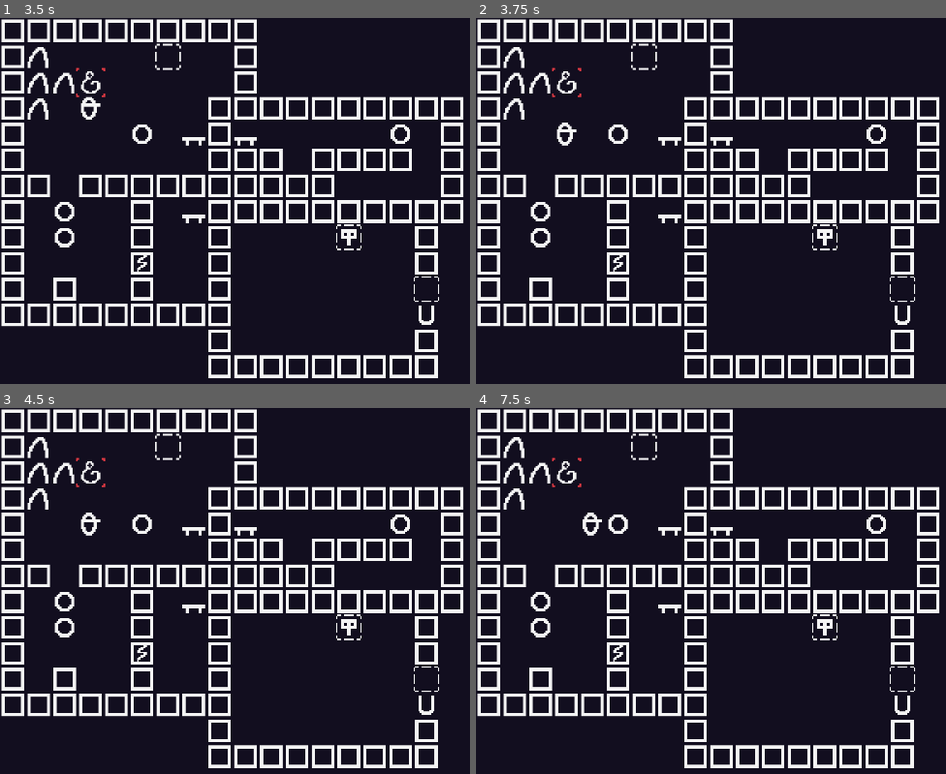
Above: before the commit, frames 1-4 (two rows, left to right).
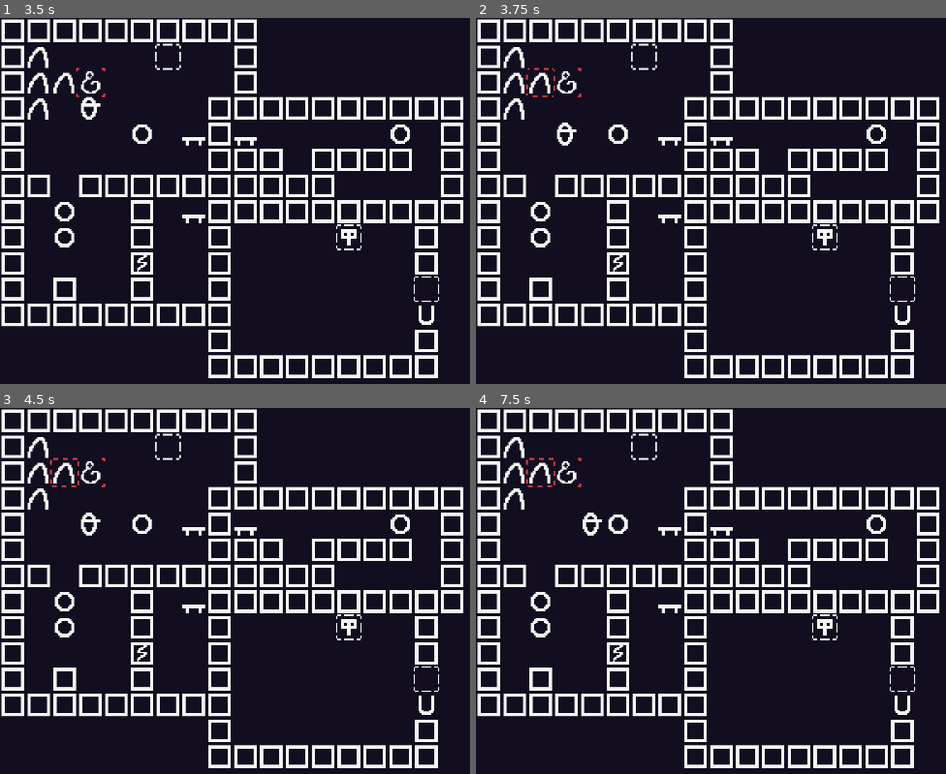
Above: after the commit, the same moments.

Repository: jletellier/olesa
Game: Godot game, scene res://maps/map_a_001.tscn
Two runs of this game, one before a commit and one after it. Both use one fixed random seed, a clock stepped at 60 frames per second and the inputs below. The project has no main scene, so this scene is started directly.
Inputs:
- Up to frame 1 (3.5 s): tap Enter at 0.5, 2 s; hold Right (game_right) 0.53-1.28 s; hold Tab (ui_focus_next) 0.53-1.28 s; tap Space at 1.25, 2.75 s; hold Down (game_down) 1.28-2.03 s; tap U (game_undo) at 1.35 s; tap Tab (ui_focus_next) at 1.55, 2.85 s; hold Right (game_right) 2.03-2.78 s; hold Tab (ui_focus_next) 2.03-2.78 s; hold Up (game_up) from 2.78 s (still down)
- Up to frame 2 (3.75 s): tap Enter at 3.5 s; release Up (game_up) at 3.53 s; hold Left (game_left) from 3.53 s (still down); hold U (game_undo) from 3.53 s (still down)
- Up to frame 3 (4.5 s): keep holding Left (game_left); tap Tab (ui_focus_next) at 3.8, 4.35 s; tap Space at 4.25 s; release U (game_undo) at 4.28 s
- Up to frame 4 (7.5 s): release Left (game_left) at 5.03 s; hold Down (game_down) 5.03-5.78 s; hold Tab (ui_focus_next) 5.03-5.78 s; hold Right (game_right) 5.78-6.53 s; tap U (game_undo) at 5.85 s; tap Tab (ui_focus_next) at 6.05, 7.35 s; hold Up (game_up) 6.53-7.28 s; hold Tab (ui_focus_next) 6.53-7.28 s; hold Right (game_right) from 7.28 s (still down)

Frame 1 is identical in both runs. In frame 2, less than 0.1% of the frame differs, in the area x 10-17%, y 13-22%; in frame 3, 0.1%; in frame 4, 0.1%.

Commit message:
Move hints to entity and add target hint

Diff:
--- a/entities/container.tscn
+++ b/entities/container.tscn
@@ -1,7 +1,8 @@
-[gd_scene load_steps=7 format=3 uid="uid://deqm0i2a2hk42"]
+[gd_scene load_steps=8 format=3 uid="uid://deqm0i2a2hk42"]
 
 [ext_resource type="Script" path="res://entities/container.gd" id="1_ol1in"]
 [ext_resource type="Texture2D" uid="uid://bmgfwl4d4w600" path="res://assets/sprites.png" id="2_kp2hf"]
+[ext_resource type="PackedScene" uid="uid://mky2e0ubjms7" path="res://ui/hints/entity_select.tscn" id="3_f5630"]
 
 [sub_resource type="AtlasTexture" id="AtlasTexture_km3b3"]
 atlas = ExtResource("2_kp2hf")
@@ -27,3 +28,6 @@
 
 [node name="Sprite2D" type="Sprite2D" parent="."]
 texture = SubResource("AtlasTexture_j2147")
+
+[node name="HintSelect" parent="." instance=ExtResource("3_f5630")]
+visible = false
--- a/entities/door.tscn
+++ b/entities/door.tscn
@@ -1,7 +1,8 @@
-[gd_scene load_steps=7 format=3 uid="uid://bjffhhg145jto"]
+[gd_scene load_steps=8 format=3 uid="uid://bjffhhg145jto"]
 
 [ext_resource type="Script" path="res://entities/door.gd" id="1_2e4hr"]
 [ext_resource type="Texture2D" uid="uid://bmgfwl4d4w600" path="res://assets/sprites.png" id="2_1vwym"]
+[ext_resource type="PackedScene" uid="uid://mky2e0ubjms7" path="res://ui/hints/entity_select.tscn" id="3_e2eqr"]
 
 [sub_resource type="AtlasTexture" id="AtlasTexture_o1x3n"]
 atlas = ExtResource("2_1vwym")
@@ -28,3 +29,6 @@
 
 [node name="Sprite2D" type="Sprite2D" parent="."]
 texture = SubResource("AtlasTexture_j2147")
+
+[node name="HintSelect" parent="." instance=ExtResource("3_e2eqr")]
+visible = false
--- a/entities/entity.gd
+++ b/entities/entity.gd
@@ -4,6 +4,7 @@
 const Map := preload("res://maps/map.gd")
 const Entity := preload("res://entities/entity.gd")
 const EntityDB := preload("res://entities/entity_db.gd")
+const EntitySelect := preload("res://ui/hints/entity_select.gd")
 
 signal history_transaction(entity: Entity, attribute: String, value: Variant)
 
@@ -19,9 +20,13 @@
 var layer := 0:
 	set = _set_layer
 
+var selected := false:
+	set = _set_selected
+
 var map: Map
 
 @onready var _sprite := $"Sprite2D" as Sprite2D
+@onready var _hint_select := $"HintSelect" as EntitySelect
 
 
 func process_logic() -> void:
@@ -67,3 +72,12 @@
 	if map != null:
 		map._entity_map.erase(Vector3i(pos.x, pos.y, old_layer))
 		map._entity_map[Vector3i(pos.x, pos.y, layer)] = self
+
+
+func _set_selected(value: bool) -> void:
+	selected = value
+
+	if _hint_select != null:
+		_hint_select.visible = selected
+		if selected:
+			_hint_select.animate()
--- a/entities/jo.tscn
+++ b/entities/jo.tscn
@@ -1,7 +1,8 @@
-[gd_scene load_steps=5 format=3 uid="uid://bsvas1mydwd7w"]
+[gd_scene load_steps=6 format=3 uid="uid://bsvas1mydwd7w"]
 
 [ext_resource type="Script" path="res://entities/jo.gd" id="1_sv2g8"]
 [ext_resource type="Texture2D" uid="uid://bmgfwl4d4w600" path="res://assets/sprites.png" id="2_kuyye"]
+[ext_resource type="PackedScene" uid="uid://mky2e0ubjms7" path="res://ui/hints/entity_select.tscn" id="3_ea5xr"]
 
 [sub_resource type="AtlasTexture" id="AtlasTexture_8u30k"]
 atlas = ExtResource("2_kuyye")
@@ -18,3 +19,6 @@
 
 [node name="Sprite2D" type="Sprite2D" parent="."]
 texture = SubResource("AtlasTexture_j2147")
+
+[node name="HintSelect" parent="." instance=ExtResource("3_ea5xr")]
+visible = false
--- a/entities/lawa.tscn
+++ b/entities/lawa.tscn
@@ -1,7 +1,8 @@
-[gd_scene load_steps=5 format=3 uid="uid://caugnw42x3kq2"]
+[gd_scene load_steps=6 format=3 uid="uid://caugnw42x3kq2"]
 
 [ext_resource type="Texture2D" uid="uid://bmgfwl4d4w600" path="res://assets/sprites.png" id="1_flunk"]
 [ext_resource type="Script" path="res://entities/lawa.gd" id="1_w52gt"]
+[ext_resource type="PackedScene" uid="uid://mky2e0ubjms7" path="res://ui/hints/entity_select.tscn" id="3_nfsta"]
 
 [sub_resource type="AtlasTexture" id="AtlasTexture_g3fdp"]
 atlas = ExtResource("1_flunk")
@@ -18,3 +19,6 @@
 
 [node name="Sprite2D" type="Sprite2D" parent="."]
 texture = SubResource("AtlasTexture_j2147")
+
+[node name="HintSelect" parent="." instance=ExtResource("3_nfsta")]
+visible = false
--- a/entities/mountain.tscn
+++ b/entities/mountain.tscn
@@ -1,7 +1,8 @@
-[gd_scene load_steps=5 format=3 uid="uid://8hdqxg6ftswt"]
+[gd_scene load_steps=6 format=3 uid="uid://8hdqxg6ftswt"]
 
 [ext_resource type="Script" path="res://entities/mountain.gd" id="1_5dbeh"]
 [ext_resource type="Texture2D" uid="uid://bmgfwl4d4w600" path="res://assets/sprites.png" id="2_54xt5"]
+[ext_resource type="PackedScene" uid="uid://mky2e0ubjms7" path="res://ui/hints/entity_select.tscn" id="3_y12td"]
 
 [sub_resource type="AtlasTexture" id="AtlasTexture_02wl4"]
 atlas = ExtResource("2_54xt5")
@@ -17,3 +18,6 @@
 
 [node name="Sprite2D" type="Sprite2D" parent="."]
 texture = SubResource("AtlasTexture_a1mim")
+
+[node name="HintSelect" parent="." instance=ExtResource("3_y12td")]
+visible = false
--- a/entities/object.tscn
+++ b/entities/object.tscn
@@ -1,7 +1,8 @@
-[gd_scene load_steps=5 format=3 uid="uid://c4x4ro56q7hk"]
+[gd_scene load_steps=6 format=3 uid="uid://c4x4ro56q7hk"]
 
 [ext_resource type="Script" path="res://entities/object.gd" id="1_3ecrm"]
 [ext_resource type="Texture2D" uid="uid://bmgfwl4d4w600" path="res://assets/sprites.png" id="2_1frbk"]
+[ext_resource type="PackedScene" uid="uid://mky2e0ubjms7" path="res://ui/hints/entity_select.tscn" id="3_r3a45"]
 
 [sub_resource type="AtlasTexture" id="AtlasTexture_dwis6"]
 atlas = ExtResource("2_1frbk")
@@ -17,3 +18,6 @@
 
 [node name="Sprite2D" type="Sprite2D" parent="."]
 texture = SubResource("AtlasTexture_j2147")
+
+[node name="HintSelect" parent="." instance=ExtResource("3_r3a45")]
+visible = false
--- a/entities/pali.gd
+++ b/entities/pali.gd
@@ -1 +1,40 @@
 extends "res://entities/entity.gd"
+
+
+const EntityTarget := preload("res://ui/hints/entity_target.gd")
+
+var current_target: Entity:
+	set = _set_current_target
+
+@onready var _hint_target := $"HintTarget" as EntityTarget
+
+
+func process_action(dir: Vector2i) -> void:
+	var target_pos := pos + dir
+	var neighbor: Entity = map._entity_map.get(Vector3i(target_pos.x, target_pos.y, 0))
+	if neighbor is EntityDB.Mountain:
+		current_target = neighbor
+
+
+func _update_hints() -> void:
+	_hint_select.visible = selected
+	_hint_target.visible = (selected and current_target != null)
+
+
+func _set_current_target(value: Entity) -> void:
+	current_target = value
+
+	if _hint_target != null:
+		_update_hints()
+		if current_target != null:
+			_hint_target.global_position = current_target.global_position
+			_hint_target.animate()
+
+
+func _set_selected(value: bool) -> void:
+	selected = value
+
+	if _hint_select != null:
+		_update_hints()
+		if selected:
+			_hint_select.animate()
--- a/entities/pali.tscn
+++ b/entities/pali.tscn
@@ -1,7 +1,9 @@
-[gd_scene load_steps=5 format=3 uid="uid://bc3sy2adgwdsb"]
+[gd_scene load_steps=7 format=3 uid="uid://bc3sy2adgwdsb"]
 
 [ext_resource type="Script" path="res://entities/pali.gd" id="1_i3vwb"]
 [ext_resource type="Texture2D" uid="uid://bmgfwl4d4w600" path="res://assets/sprites.png" id="2_gtttm"]
+[ext_resource type="PackedScene" uid="uid://bus45ea8g5esx" path="res://ui/hints/entity_target.tscn" id="3_e3fh8"]
+[ext_resource type="PackedScene" uid="uid://mky2e0ubjms7" path="res://ui/hints/entity_select.tscn" id="3_olmo4"]
 
 [sub_resource type="AtlasTexture" id="AtlasTexture_hedm7"]
 atlas = ExtResource("2_gtttm")
@@ -18,3 +20,9 @@
 
 [node name="Sprite2D" type="Sprite2D" parent="."]
 texture = SubResource("AtlasTexture_j2147")
+
+[node name="HintSelect" parent="." instance=ExtResource("3_olmo4")]
+visible = false
+
+[node name="HintTarget" parent="." instance=ExtResource("3_e3fh8")]
+visible = false
--- a/entities/surface.tscn
+++ b/entities/surface.tscn
@@ -1,7 +1,8 @@
-[gd_scene load_steps=6 format=3 uid="uid://bo6rcyeb2v3ub"]
+[gd_scene load_steps=7 format=3 uid="uid://bo6rcyeb2v3ub"]
 
 [ext_resource type="Script" path="res://entities/surface.gd" id="1_sqos7"]
 [ext_resource type="Texture2D" uid="uid://bmgfwl4d4w600" path="res://assets/sprites.png" id="2_mhrcu"]
+[ext_resource type="PackedScene" uid="uid://mky2e0ubjms7" path="res://ui/hints/entity_select.tscn" id="3_4abra"]
 
 [sub_resource type="AtlasTexture" id="AtlasTexture_3tbfh"]
 atlas = ExtResource("2_mhrcu")
@@ -22,3 +23,6 @@
 
 [node name="Sprite2D" type="Sprite2D" parent="."]
 texture = SubResource("AtlasTexture_j2147")
+
+[node name="HintSelect" parent="." instance=ExtResource("3_4abra")]
+visible = false
--- a/entities/wall_cracked.tscn
+++ b/entities/wall_cracked.tscn
@@ -1,7 +1,8 @@
-[gd_scene load_steps=5 format=3 uid="uid://vswtppcekq0g"]
+[gd_scene load_steps=6 format=3 uid="uid://vswtppcekq0g"]
 
 [ext_resource type="Script" path="res://entities/wall_cracked.gd" id="1_lyk4b"]
 [ext_resource type="Texture2D" uid="uid://bmgfwl4d4w600" path="res://assets/sprites.png" id="2_dxdso"]
+[ext_resource type="PackedScene" uid="uid://mky2e0ubjms7" path="res://ui/hints/entity_select.tscn" id="3_u7yma"]
 
 [sub_resource type="AtlasTexture" id="AtlasTexture_bmvxb"]
 atlas = ExtResource("2_dxdso")
@@ -17,3 +18,6 @@
 
 [node name="Sprite2D" type="Sprite2D" parent="."]
 texture = SubResource("AtlasTexture_j2147")
+
+[node name="HintSelect" parent="." instance=ExtResource("3_u7yma")]
+visible = false
--- a/maps/map.gd
+++ b/maps/map.gd
@@ -2,7 +2,6 @@
 
 
 const Entity := preload("res://entities/entity.gd")
-const EntitySelect := preload("res://ui/hints/entity_select.gd")
 const EntityDB := preload("res://entities/entity_db.gd")
 
 const TILE_EMPTY := Vector2i(-1, -1)
@@ -17,7 +16,6 @@
 
 @onready var _block_layer := $"BlockLayer" as TileMapLayer
 @onready var _entities_container := $"Entities" as Node2D
-@onready var _hint_entity_select := $Hints/EntitySelect as EntitySelect
 
 
 func _ready() -> void:
@@ -122,23 +120,14 @@
 	return neighbors
 
 
-func update_hints(animate := false) -> void:
-	if _selected_entity == null:
-		_hint_entity_select.visible = false
-		return
-
-	_hint_entity_select.visible = true
-	_hint_entity_select.position = _block_layer.map_to_local(_selected_entity.pos)
-	if animate:
-		_hint_entity_select.animate()
-
-
 func select_next_entity() -> void:
 	if _selectable_entities.is_empty():
 		return
 
 	var current_idx := -1
 	if _selected_entity != null:
+		_selected_entity.selected = false
+
 		for i in range(_selectable_entities.size()):
 			var entity := _selectable_entities[i]
 			if entity.pos == _selected_entity.pos:
@@ -147,8 +136,7 @@
 
 	var next_idx := (current_idx + 1) % _selectable_entities.size()
 	_selected_entity = _selectable_entities[next_idx]
-
-	update_hints(true)
+	_selected_entity.selected = true
 
 
 func add_entity(pos: Vector2i, scene: PackedScene, data := {}) -> void:
@@ -197,8 +185,8 @@
 	if _entity_map.erase(Vector3i(old_pos.x, old_pos.y, 0)):
 		_entity_map[Vector3i(entity.pos.x, entity.pos.y, 0)] = entity
 
-	if entity == _selected_entity:
-		update_hints()
+	#if entity == _selected_entity:
+		#update_hints()
 
 
 func cascade_push(current_pos: Vector2i, dir: Vector2i) -> void:
--- a/maps/map_a_001.tscn
+++ b/maps/map_a_001.tscn
@@ -1,8 +1,7 @@
-[gd_scene load_steps=4 format=4 uid="uid://da6m7u64kxig3"]
+[gd_scene load_steps=3 format=4 uid="uid://da6m7u64kxig3"]
 
 [ext_resource type="TileSet" uid="uid://bsgva7b0q7hcr" path="res://maps/block_tileset.tres" id="1_lv4lc"]
 [ext_resource type="Script" path="res://maps/map.gd" id="1_om2nt"]
-[ext_resource type="PackedScene" uid="uid://mky2e0ubjms7" path="res://ui/hints/entity_select.tscn" id="3_yn3tt"]
 
 [node name="MapA001" type="Node2D"]
 script = ExtResource("1_om2nt")
@@ -12,8 +11,3 @@
 tile_set = ExtResource("1_lv4lc")
 
 [node name="Entities" type="Node2D" parent="."]
-
-[node name="Hints" type="Node2D" parent="."]
-
-[node name="EntitySelect" parent="Hints" instance=ExtResource("3_yn3tt")]
-visible = false
--- /dev/null
+++ b/ui/hints/entity_target.gd
@@ -0,0 +1,9 @@
+extends Node2D
+
+
+@onready var _animated_sprite := $"AnimatedSprite2D" as AnimatedSprite2D
+
+
+func animate() -> void:
+	_animated_sprite.frame = 0
+	_animated_sprite.play()
--- /dev/null
+++ b/ui/hints/entity_target.tscn
@@ -0,0 +1,55 @@
+[gd_scene load_steps=9 format=3 uid="uid://bus45ea8g5esx"]
+
+[ext_resource type="Script" path="res://ui/hints/entity_target.gd" id="1_13vpn"]
+[ext_resource type="Texture2D" uid="uid://1lx548tjhqdu" path="res://assets/hint_animations.png" id="2_72xp2"]
+
+[sub_resource type="AtlasTexture" id="AtlasTexture_7k0p7"]
+atlas = ExtResource("2_72xp2")
+region = Rect2(0, 48, 48, 48)
+
+[sub_resource type="AtlasTexture" id="AtlasTexture_owk52"]
+atlas = ExtResource("2_72xp2")
+region = Rect2(48, 48, 48, 48)
+
+[sub_resource type="AtlasTexture" id="AtlasTexture_imxjd"]
+atlas = ExtResource("2_72xp2")
+region = Rect2(96, 48, 48, 48)
+
+[sub_resource type="AtlasTexture" id="AtlasTexture_7nml1"]
+atlas = ExtResource("2_72xp2")
+region = Rect2(144, 48, 48, 48)
+
+[sub_resource type="AtlasTexture" id="AtlasTexture_i8as0"]
+atlas = ExtResource("2_72xp2")
+region = Rect2(192, 48, 48, 48)
+
+[sub_resource type="SpriteFrames" id="SpriteFrames_dq3qi"]
+animations = [{
+"frames": [{
+"duration": 1.0,
+"texture": SubResource("AtlasTexture_7k0p7")
+}, {
+"duration": 1.0,
+"texture": SubResource("AtlasTexture_owk52")
+}, {
+"duration": 1.0,
+"texture": SubResource("AtlasTexture_imxjd")
+}, {
+"duration": 1.0,
+"texture": SubResource("AtlasTexture_7nml1")
+}, {
+"duration": 1.0,
+"texture": SubResource("AtlasTexture_i8as0")
+}],
+"loop": true,
+"name": &"default",
+"speed": 10.0
+}]
+
+[node name="EntityTarget" type="Node2D"]
+script = ExtResource("1_13vpn")
+
+[node name="AnimatedSprite2D" type="AnimatedSprite2D" parent="."]
+sprite_frames = SubResource("SpriteFrames_dq3qi")
+frame = 1
+frame_progress = 0.70412
